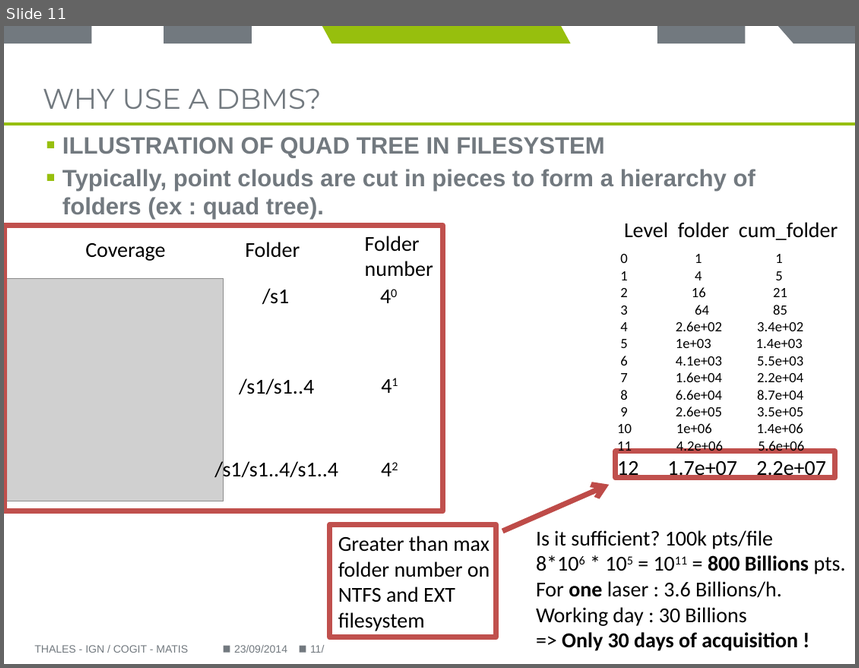
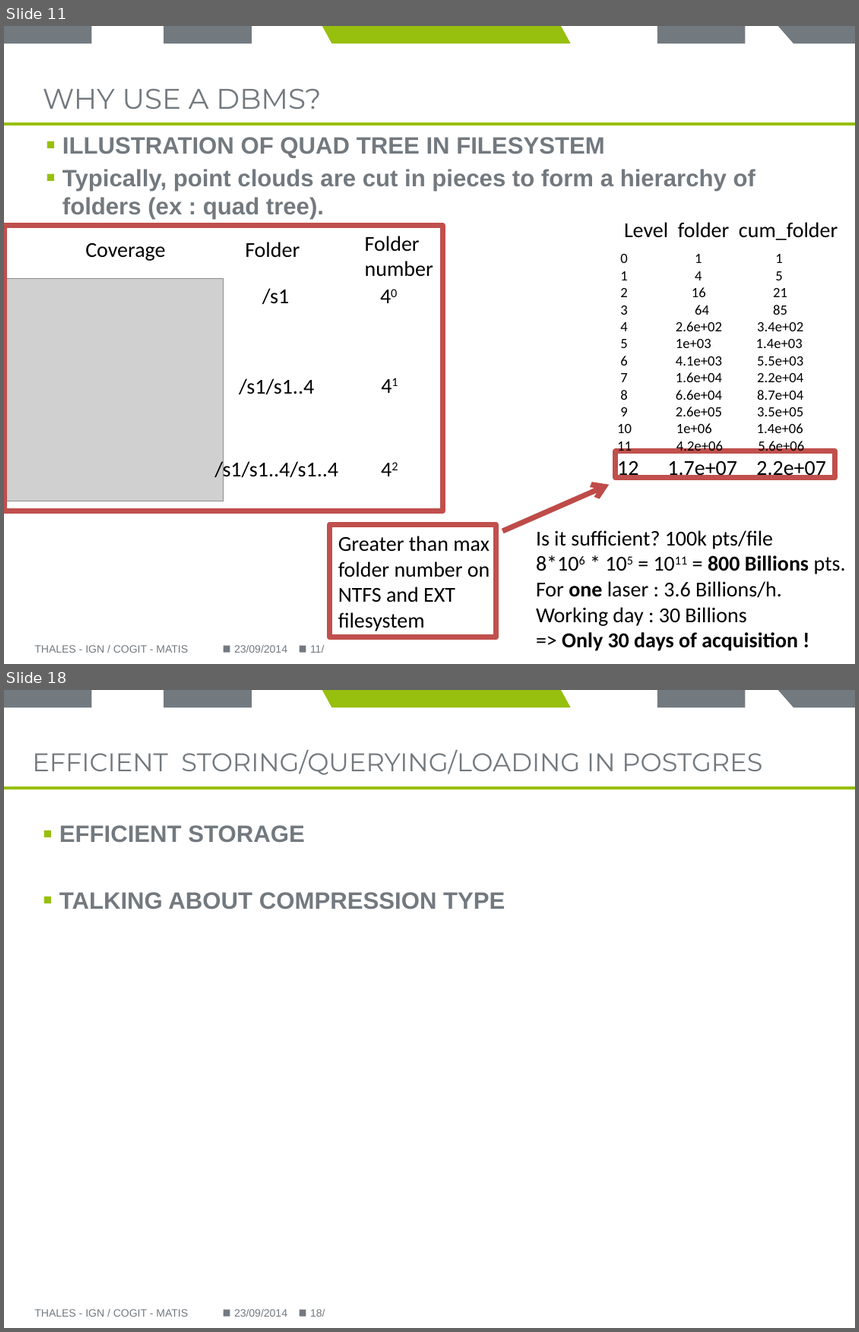
Before and after one commit to Remi-C/Postgres_Day_2014_10_RemiC, a slide deck: presentation/presentation_RCura.pptx. Shown one above the other, each under a label of ours: slide 11 before the commit, slides 11 and 18 after it; the slides between them are not shown. The pictures are 859x668 and 859x1332 pixels, drawn with LibreOffice and Linux fonts; fonts in the diff are those of the drawing; grey boxes stand for pictures; background and template pictures are left out. Boxes give left, top, right and bottom in pixels: in the first picture for what was removed or moved away, otherwise in the second. Text is boxed around its words. In the diff, an @@ line names an element or a change of style, - is before the commit and + after.

Commit message:
wirtten up to efficient storage

```diff
--- a/presentation/presentation_RCura.pptx
+++ b/presentation/presentation_RCura.pptx
@@ slide 18 added at [4,690,855,1328], background #FFFFFF; not listed: 8 template elements that a slide beside it also shows @@
@@ title added at [32,750,762,775], 21.6 pt, text #72797F @@
+EFFICIENT STORING/QUERYING/LOADING IN POSTGRES
@@ text added at [59,825,505,910], 20 pt, text #72797F, bold @@
+▪ EFFICIENT STORAGE
+▪ TALKING ABOUT COMPRESSION TYPE
@@ text added at [34,1309,188,1317], 9 pt, text #72797F @@
+THALES - IGN / COGIT - MATIS
@@ text added at [234,1309,287,1317], 9 pt, text #72797F @@
+23/09/2014
@@ page number added at [310,1309,325,1317], 9 pt, text #72797F @@
+18/
```
Also in this commit, not shown: 17 slides changed, 4 other slides added.
